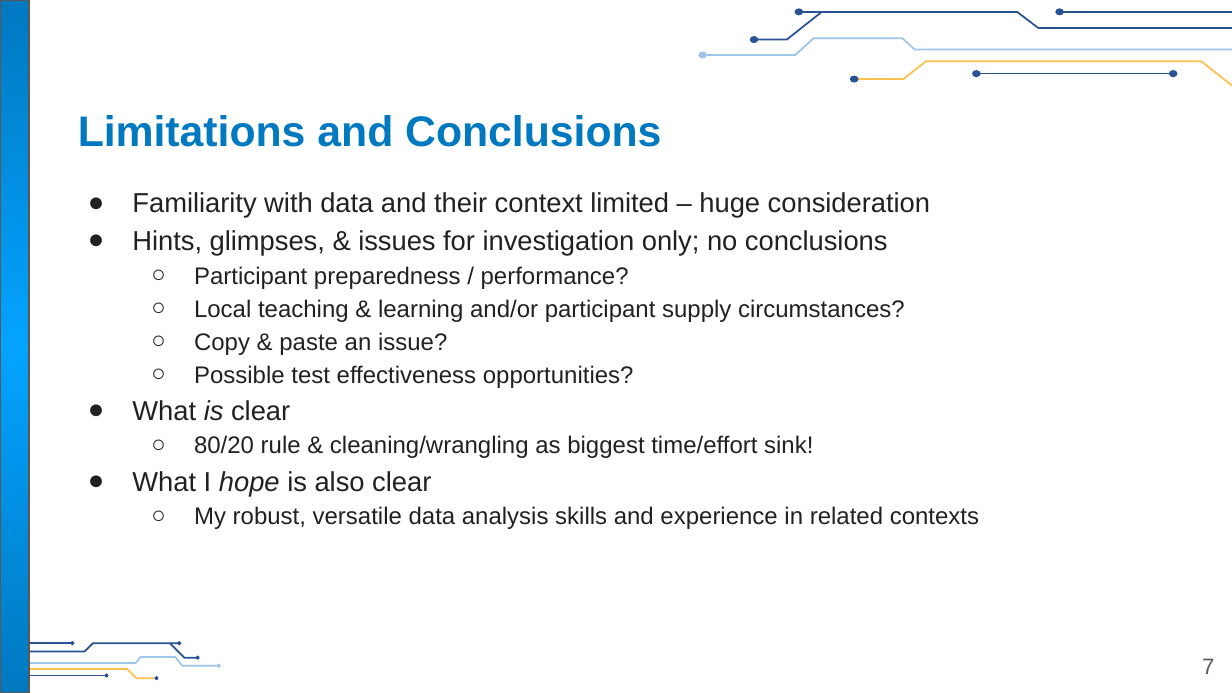
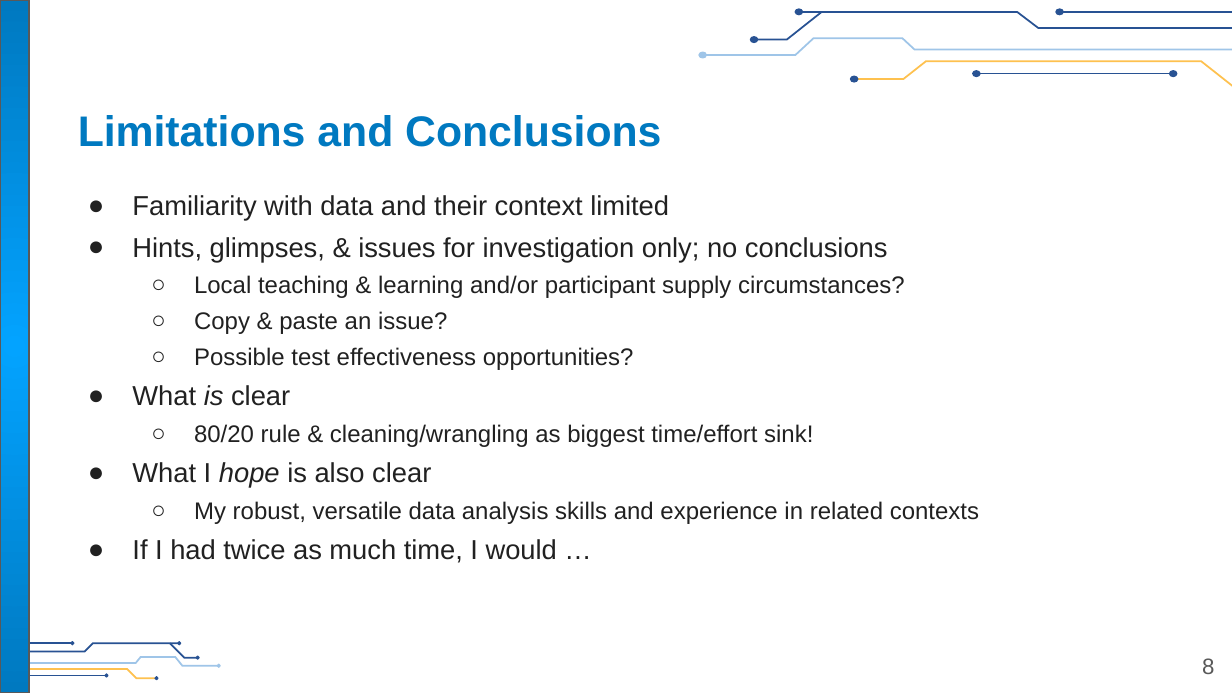
Before and after one commit to flipsmash/PS_demo, a slide deck: slide 8 of Presentation/Finnegan_Sr_Mgr_Learner_Eval&Analytics_Thought_Exercise.pptx (slide 7 before the commit). Drawn at 1232x693 pixels with LibreOffice and Linux fonts; fonts in the diff are those of the drawing; background and template pictures are left out. Boxes give left, top, right and bottom in pixels: in the first picture for what was removed or moved away, otherwise in the second. Text is boxed around its words. In the diff, an @@ line names an element or a change of style, - is before the commit and + after.

```diff
--- a/Presentation/Finnegan_Sr_Mgr_Learner_Eval&Analytics_Thought_Exercise.pptx
+++ b/Presentation/Finnegan_Sr_Mgr_Learner_Eval&Analytics_Thought_Exercise.pptx
@@ text at (132, 195, 669, 221): text changed @@
-● Familiarity with data and their context limited – huge consideration
+● Familiarity with data and their context limited
@@ text at (132, 237, 979, 524): line spacing 1.15 to 1.25 @@
@@ text at (194, 266, 629, 289): paragraph removed @@
-  ○ Participant preparedness / performance?
@@ text at (132, 539, 557, 563): paragraph added @@
+● If I had twice as much time, I would …
@@ page number at (1202, 658, 1214, 674): text changed @@
-7
+8
```
Also in this commit, not shown: 5 other slides changed, 2 slides added, 1 slide removed, 6 other files.
